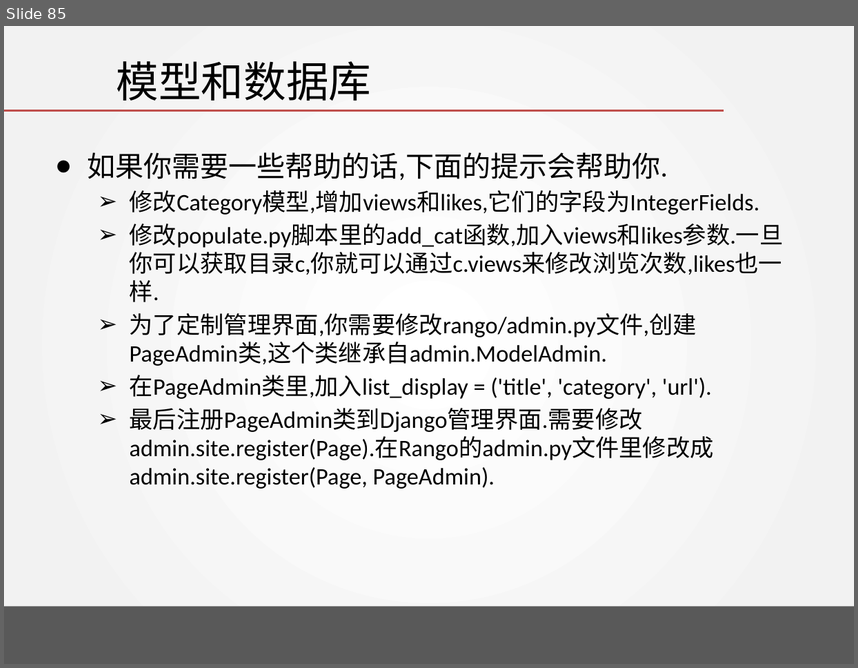
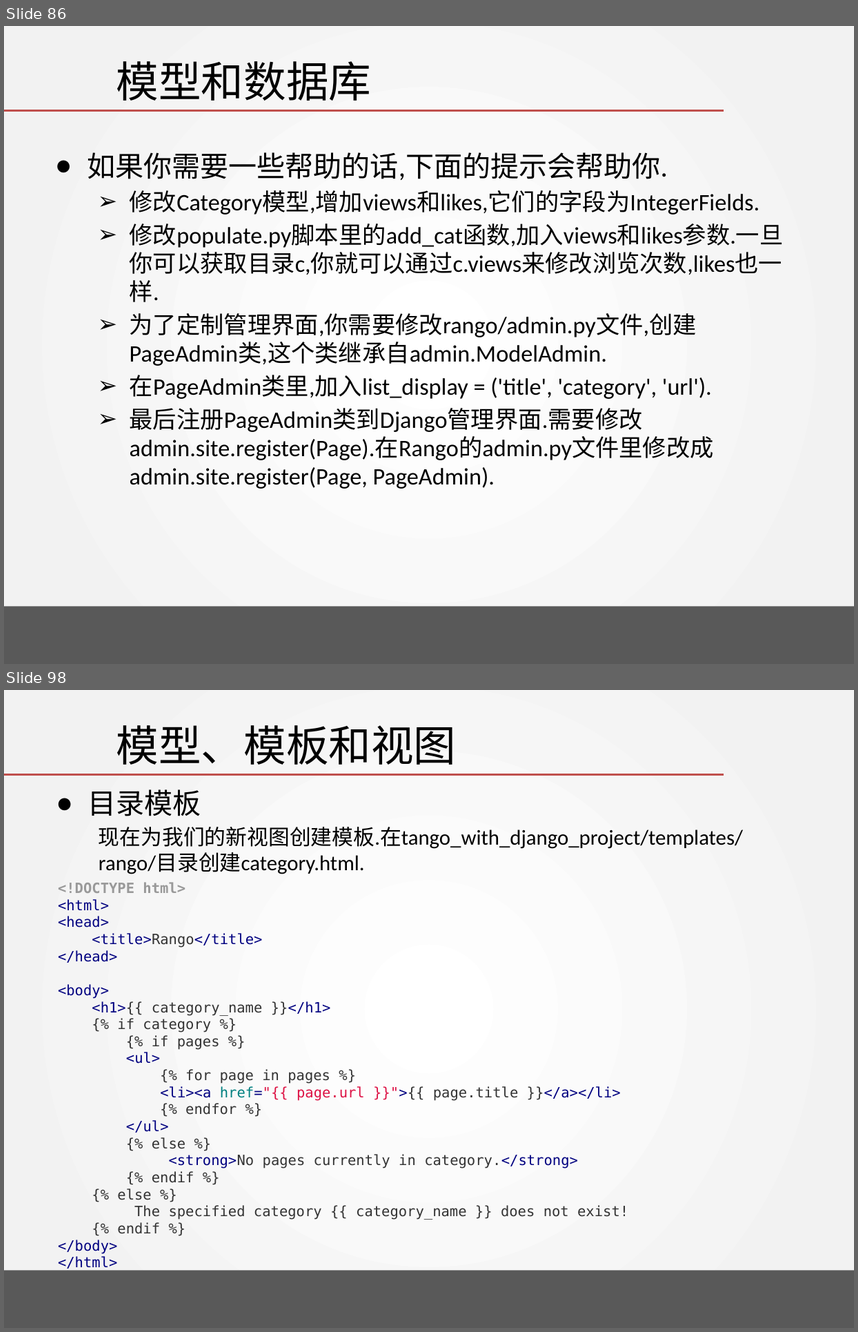
Before and after one commit to wangjin0818/Creative_Experiment, a slide deck: week 04/Tango with Django - I.pptx. Shown one above the other, each under a label of ours: slide 85 before the commit, slides 86 and 98 after it; the slides between them are not shown. The pictures are 858x668 and 858x1332 pixels, drawn with LibreOffice and Linux fonts; fonts in the diff are those of the drawing; background and template pictures are left out. Boxes give left, top, right and bottom in pixels: in the first picture for what was removed or moved away, otherwise in the second. Text is boxed around its words. In the diff, an @@ line names an element or a change of style, - is before the commit and + after.

```diff
--- a/week 04/Tango with Django - I.pptx
+++ b/week 04/Tango with Django - I.pptx
@@ slide 98 added at [4,690,854,1328], background gradient #FFFFFF to #F2F2F2; not listed: 2 template elements that a slide beside it also shows @@
@@ title added at [116,725,457,765], 36 pt, text #000000 @@
+模型、模板和视图
@@ text added at [88,789,743,874], 18 pt, text #000000 @@
+● 目录模板
+  现在为我们的新视图创建模板.在tango_with_django_project/templates/rango/目录创建category.html.
@@ text added at [58,882,628,1271], 12 pt, text #333333 @@
+<!DOCTYPE html>
+<html>
+<head>
+<title>Rango</title>
+</head>
+<body>
+<h1>{{ category_name }}</h1>
+{% if category %}
+{% if pages %}
+<ul>
+{% for page in pages %}
+<li><a href="{{ page.url }}">{{ page.title }}</a></li>
+{% endfor %}
+</ul>
+{% else %}
+<strong>No pages currently in category.</strong>
+{% endif %}
+{% else %}
+The specified category {{ category_name }} does not exist!
+{% endif %}
+</body>
+</html>
@@ what was slide 85 is now slide 86 @@
```
Also in this commit, not shown: 2 slides changed, 16 other slides added, 2 other files.
